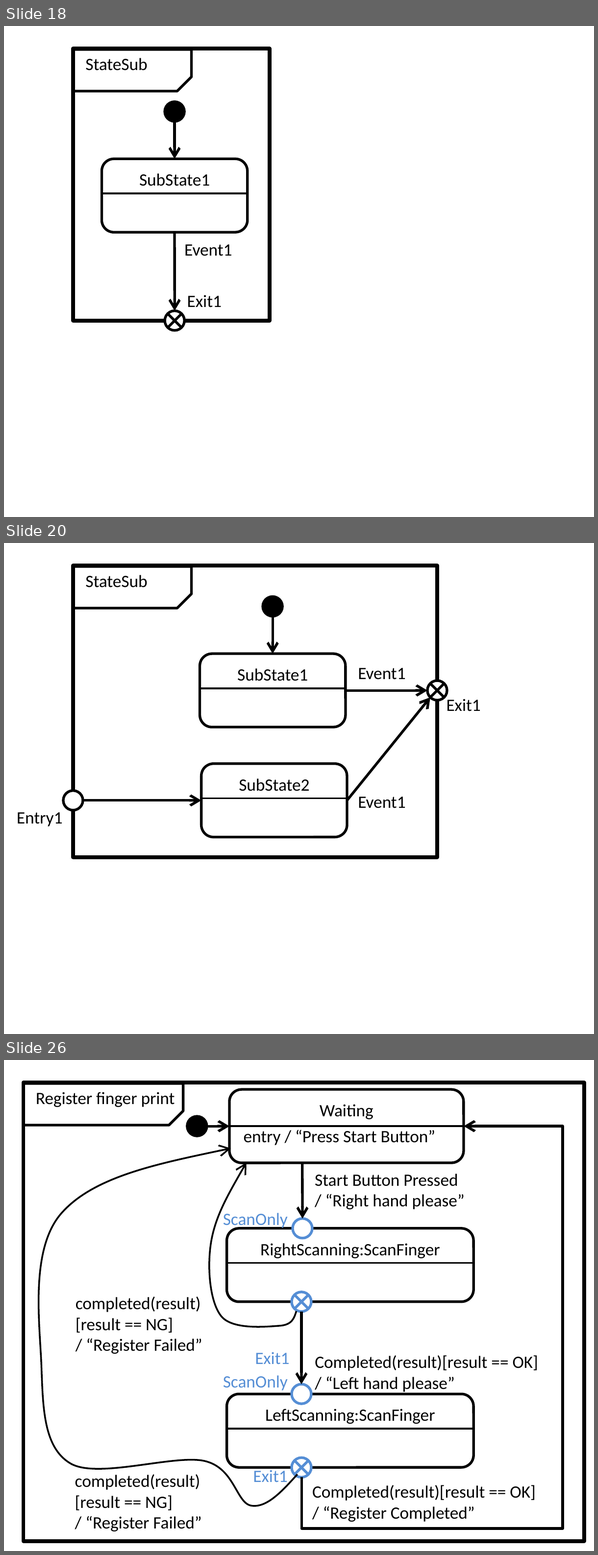
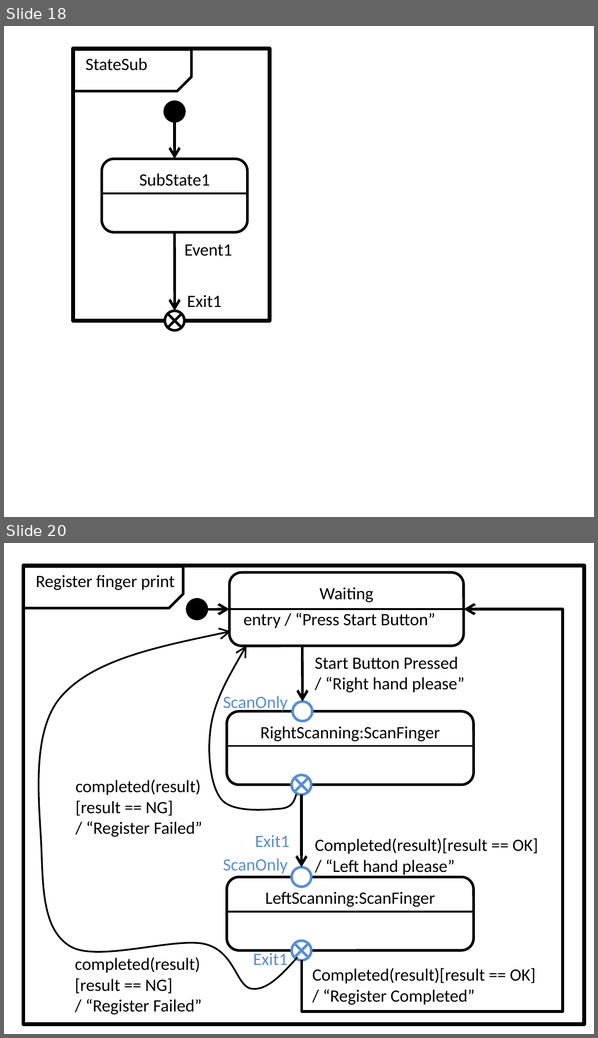
Before and after one commit to redboltz/cpp_sample, a slide deck: boost_training/msm/fig.pptx. Shown one above the other, each under a label of ours: slides 18, 20 and 26 before the commit, slides 18 and 20 after it; the slides between them are not shown. The pictures are 598x1555 and 598x1038 pixels, drawn with LibreOffice and Linux fonts; fonts in the diff are those of the drawing. Boxes give left, top, right and bottom in pixels: in the first picture for what was removed or moved away, otherwise in the second. Text is boxed around its words. In the diff, an @@ line names an element or a change of style, - is before the commit and + after.

```diff
--- a/boost_training/msm/fig.pptx
+++ b/boost_training/msm/fig.pptx
@@ slide 20 removed at box(4, 543, 594, 1034), background #FFFFFF @@
@@ rectangle removed at box(73, 566, 437, 857) @@
@@ snip rect removed at box(73, 567, 191, 608) @@
@@ text removed at box(85, 575, 147, 588) @@
-StateSub
@@ ellipse removed at box(262, 596, 282, 617) @@
@@ arrow removed from (272, 617) to (272, 654) @@
@@ rounded rectangle removed at box(200, 654, 346, 728) @@
-SubState1
@@ text removed at box(358, 668, 405, 680) @@
-Event1
@@ line removed from (200, 689) to (345, 689) @@
@@ ellipse removed at box(427, 680, 447, 700) @@
@@ line removed from (429, 684) to (445, 698) @@
@@ line removed from (445, 684) to (429, 698) @@
@@ arrow removed from (346, 690) to (427, 690) @@
@@ arrow removed from (347, 800) to (429, 698) @@
@@ text removed at box(446, 699, 481, 712) @@
-Exit1
@@ rounded rectangle removed at box(201, 764, 347, 837) @@
-SubState2
@@ ellipse removed at box(63, 791, 82, 811) @@
@@ arrow removed from (82, 800) to (201, 800) @@
@@ line removed from (202, 799) to (346, 799) @@
@@ text removed at box(358, 797, 405, 809) @@
-Event1
@@ text removed at box(17, 813, 62, 827) @@
-Entry1
@@ what was slide 26 is now slide 20 @@
```
Also in this commit, not shown: 5 slides changed, 4 other slides removed, 7 other files.
